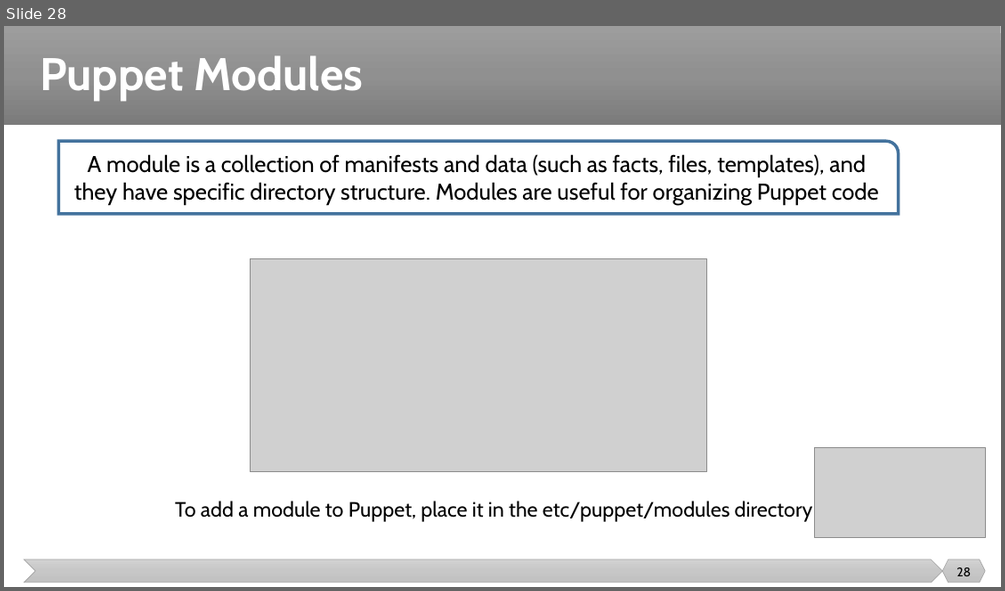
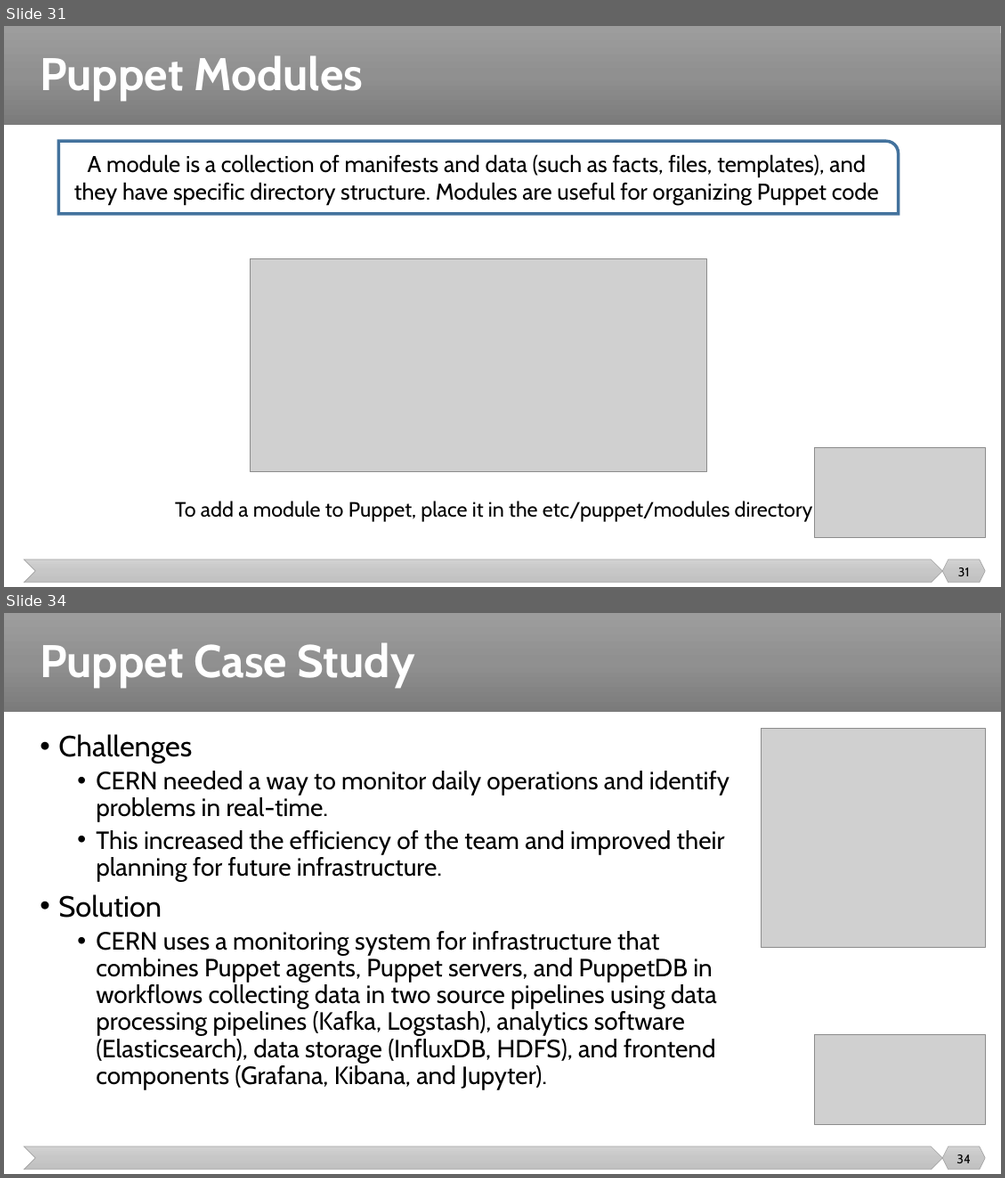
Before and after one commit to malenezi/malenezi, a slide deck: SE489/Lectures/6-Configuration Management/Configuration Management 2.pptx. Shown one above the other, each under a label of ours: slide 28 before the commit, slides 31 and 34 after it; the slides between them are not shown. The pictures are 1005x591 and 1005x1178 pixels, drawn with LibreOffice and Linux fonts; fonts in the diff are those of the drawing; grey boxes stand for pictures. Boxes give left, top, right and bottom in pixels: in the first picture for what was removed or moved away, otherwise in the second. Text is boxed around its words. In the diff, an @@ line names an element or a change of style, - is before the commit and + after.

```diff
--- a/SE489/Lectures/6-Configuration Management/Configuration Management 2.pptx
+++ b/SE489/Lectures/6-Configuration Management/Configuration Management 2.pptx
@@ slide 34 added at [4, 613, 1001, 1174], background #FFFFFF; not listed: 3 template elements that a slide beside it also shows @@
@@ title added at [40, 642, 415, 687], 44 pt, text #FFFFFF, bold @@
+Puppet Case Study
@@ text added at [58, 734, 729, 1089], 24 pt, text #000000 @@
+• Challenges
+  • CERN needed a way to monitor daily operations and identify problems in real-time.
+  • This increased the efficiency of the team and improved their planning for future infrastructure.
+• Solution
+  • CERN uses a monitoring system for infrastructure that combines Puppet agents, Puppet servers, and PuppetDB in workflows collecting data in two source pipelines using data processing pipelines (Kafka, Logstash), analytics software (Elasticsearch), data storage (InfluxDB, HDFS), and frontend components (Grafana, Kibana, and Jupyter).
@@ picture added at [760, 728, 985, 948] @@
@@ picture added at [815, 1035, 985, 1125] @@
@@ page number added at [956, 1154, 970, 1163], 12 pt, text #000000 @@
+34
@@ what was slide 28 is now slide 31 @@
@@ page number at [958, 567, 970, 576]: text changed @@
-28
+31
```
Also in this commit, not shown: 1 slide changed, 6 other slides added, 1 other file.
